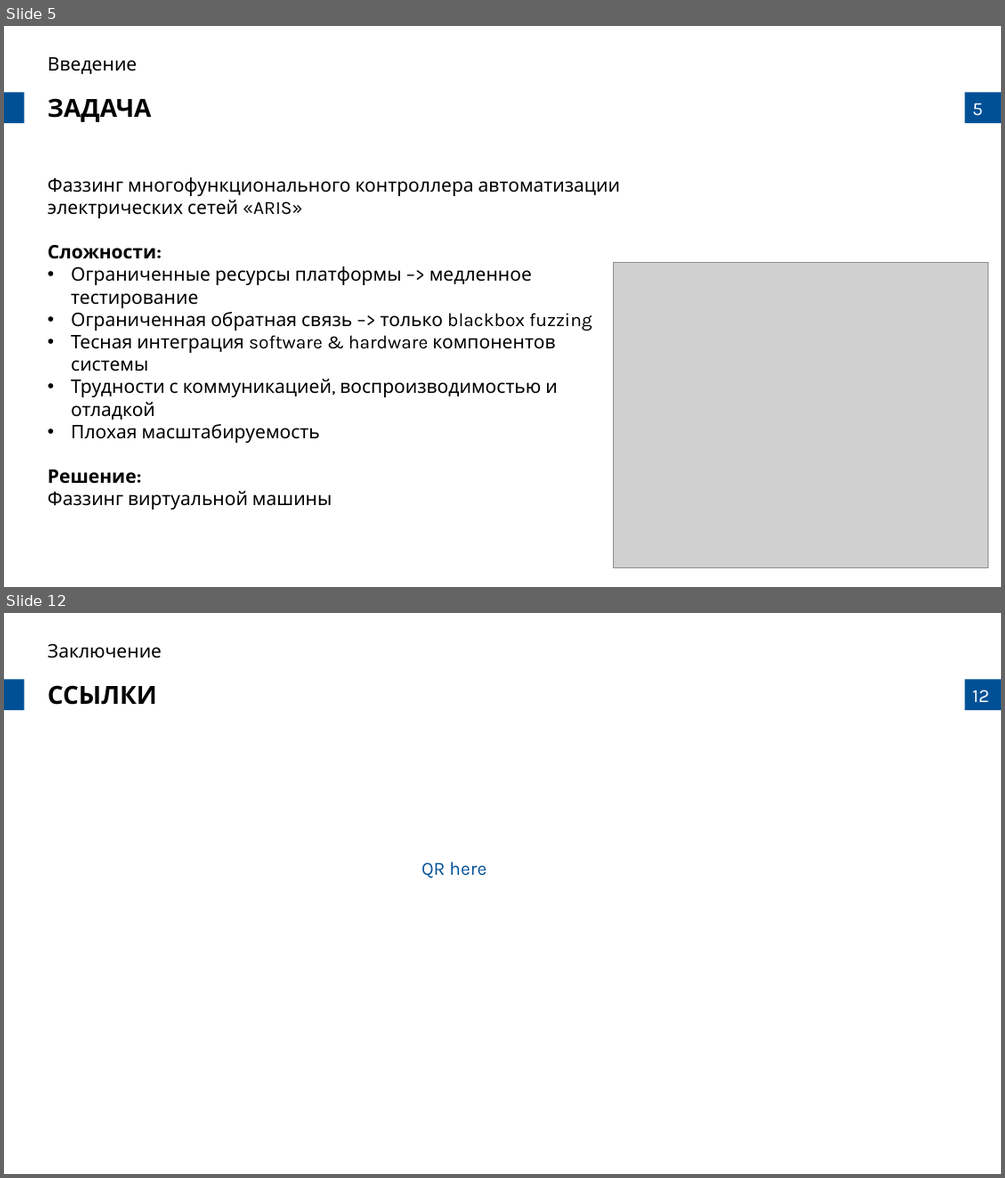
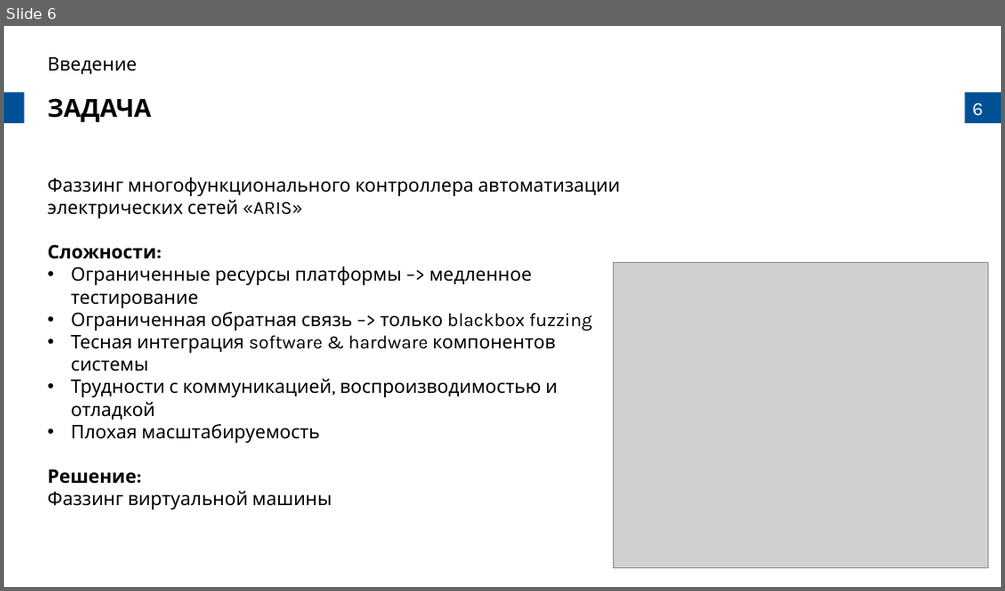
Before and after one commit to prostoAlexandr/BeeTech_2024, a slide deck: Belikov_Virtual_machine_fuzzing_types_and_approaches.pptx. Shown one above the other, each under a label of ours: slides 5 and 12 before the commit, slide 6 after it; the slides between them are not shown. The pictures are 1005x1178 and 1005x591 pixels, drawn with LibreOffice and Linux fonts; fonts in the diff are those of the drawing; grey boxes stand for pictures; background and template pictures are left out. Boxes give left, top, right and bottom in pixels: in the first picture for what was removed or moved away, otherwise in the second. Text is boxed around its words. In the diff, an @@ line names an element or a change of style, - is before the commit and + after.

```diff
--- a/Belikov_Virtual_machine_fuzzing_types_and_approaches.pptx
+++ b/Belikov_Virtual_machine_fuzzing_types_and_approaches.pptx
@@ slide 12 removed at (4,613,1001,1174), background #FFFFFF; not listed: 3 template elements that a slide beside it also shows @@
@@ text removed at (48,643,162,658) @@
-Заключение
@@ text removed at (48,685,157,705) @@
-ССЫЛКИ
@@ text removed at (421,861,486,878) @@
-QR here
@@ what was slide 5 is now slide 6 @@
@@ page number at (972,103,983,116): text changed @@
-5
+6
```
Also in this commit, not shown: 11 slides changed, 7 slides added, 1 other slide removed, 1 other file.
